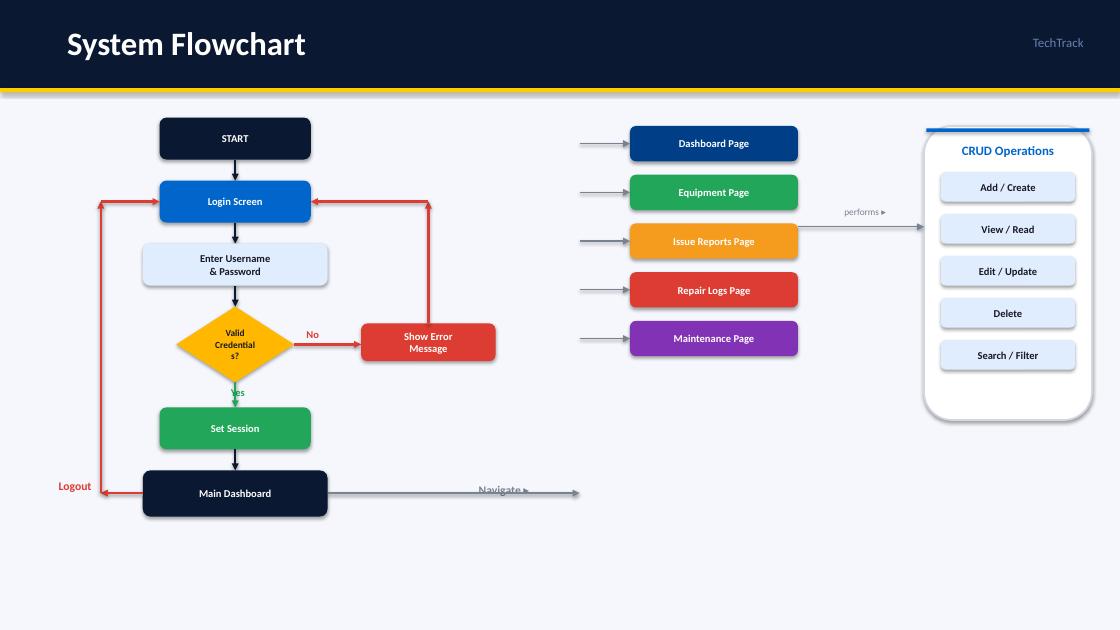
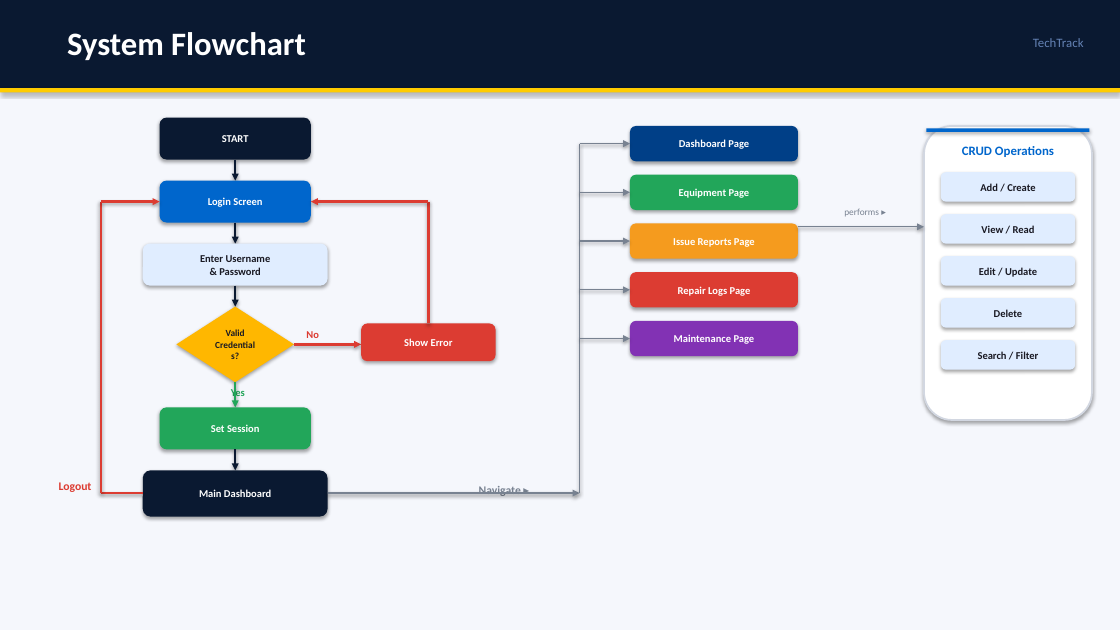
Before and after one commit to isanthetroller/TechTrack, a slide deck: slide 6 of TechTrack_Presentation.pptx. Drawn at 1120x630 pixels with LibreOffice and Linux fonts; fonts in the diff are those of the drawing. Boxes give left, top, right and bottom in pixels: in the first picture for what was removed or moved away, otherwise in the second. Text is boxed around its words. In the diff, an @@ line names an element or a change of style, - is before the commit and + after.

```diff
--- a/TechTrack_Presentation.pptx
+++ b/TechTrack_Presentation.pptx
@@ line added from (580, 144) to (580, 493), #788291 1.2 pt @@
@@ arrow (101, 493) - (101, 202): arrow to line @@
@@ arrow (429, 323) - (429, 202): arrow to line @@
@@ text in rounded rectangle at [404,338,453,346]: text changed @@
-Show Error
-Message
+Show Error
@@ arrow (143, 493) - (101, 493): arrow to line @@
```
Also in this commit, not shown: 3 other files.
